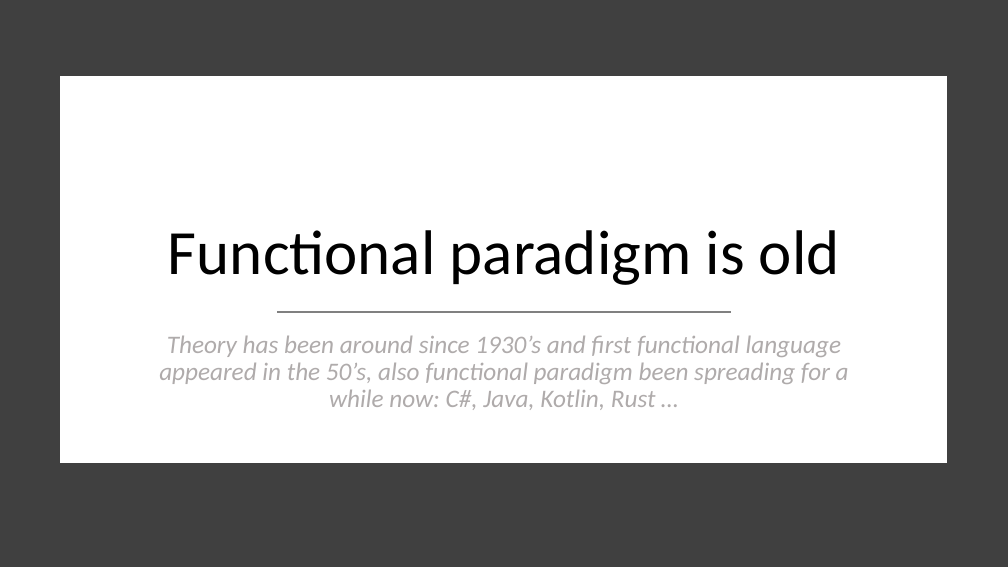
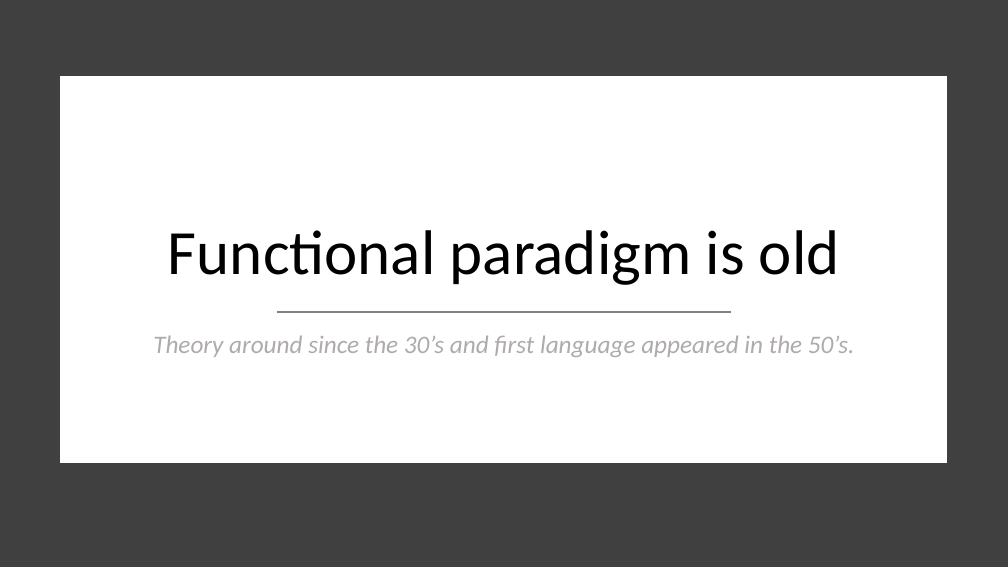
Before and after one commit to essic/prez-why-fsharp, a slide deck: slide 7 of WhyFSharp.pptx. Drawn at 1008x567 pixels with LibreOffice and Linux fonts; fonts in the diff are those of the drawing. Boxes give left, top, right and bottom in pixels: in the first picture for what was removed or moved away, otherwise in the second. Text is boxed around its words. In the diff, an @@ line names an element or a change of style, - is before the commit and + after.

```diff
--- a/WhyFSharp.pptx
+++ b/WhyFSharp.pptx
@@ text at (153, 335, 855, 357): text changed @@
-Theory has been around since 1930’s and first functional language appeared in the 50’s, also functional paradigm been spreading for a while now: C#, Java, Kotlin, Rust …
+Theory around since the 30’s and first language appeared in the 50’s.
```
Also in this commit, not shown: 14 other slides changed, 1 slide added.
